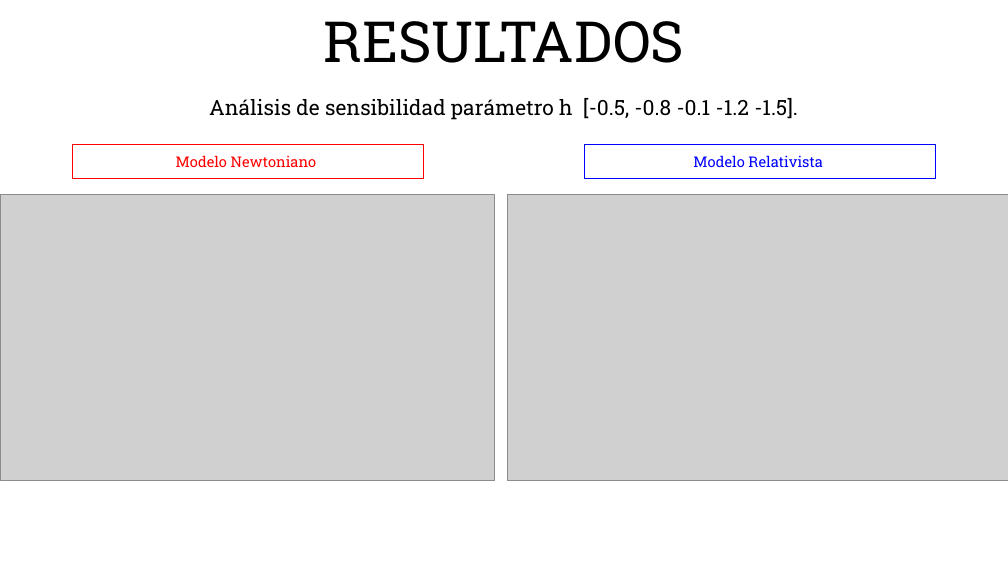
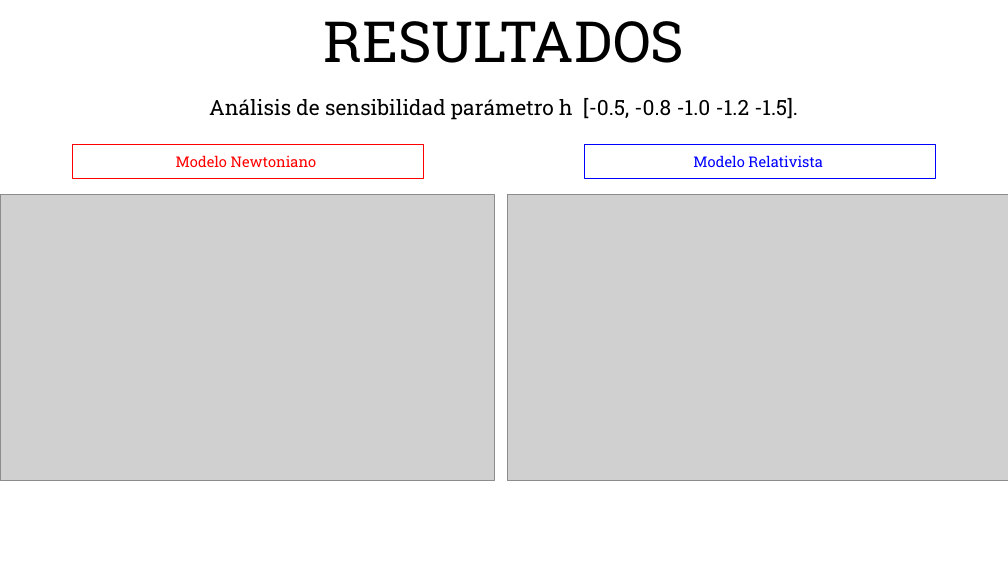
Before and after one commit to AndreSVargaS19/Mat.Avanzadas_2218420-2218426-2047095, a slide deck: slide 11 of Presentación_A4.pptx (slide 9 before the commit). Drawn at 1008x567 pixels with LibreOffice and Linux fonts; fonts in the diff are those of the drawing; grey boxes stand for pictures; background and template pictures are left out. Boxes give left, top, right and bottom in pixels: in the first picture for what was removed or moved away, otherwise in the second. Text is boxed around its words. In the diff, an @@ line names an element or a change of style, - is before the commit and + after.

```diff
--- a/Presentación_A4.pptx
+++ b/Presentación_A4.pptx
@@ text at (209,98,798,120): text changed @@
-Análisis de sensibilidad parámetro h [-0.5, -0.8 -0.1 -1.2 -1.5].
+Análisis de sensibilidad parámetro h [-0.5, -0.8 -1.0 -1.2 -1.5].
```
Also in this commit, not shown: 2 other slides changed, 2 slides added.
